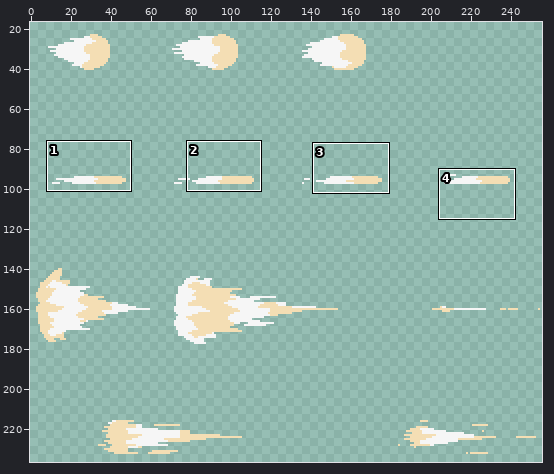
File history of a sprite sheet, Assets/Resources/Projectiles/DrifterCannon/Sprites/Ranch Proj.png. The first picture is a wide view before the edit; the outline marks the close-up.
Close-up. Before:
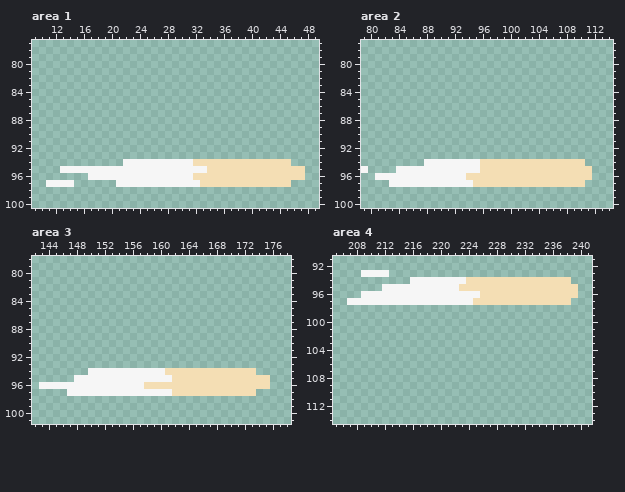
The file is 256x256 pixels. Shown: area 1: x 9..49, y 77..100; area 2: x 79..114, y 77..100; area 3: x 142..178, y 78..101; area 4: x 205..241, y 91..114. The wide view leaves out empty margins. The commit also changed other parts of the picture, which this record leaves out.
The result:
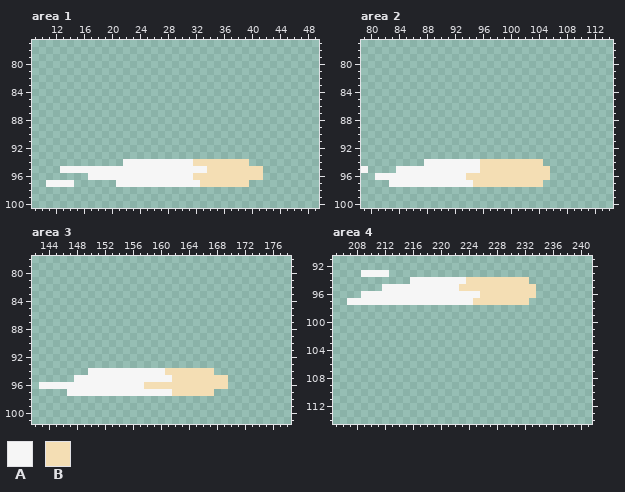
Palette (. is transparent): A #f6f6f6  B #f4deb4
Diff:
Area 1:
y 94: x 40..45 BBBBBB -> ......
y 95..96: x 42..47 BBBBBB -> ......
y 97: x 40..45 BBBBBB -> ......
Area 2:
y 94: x 105..110 BBBBBB -> ......
y 95..96: x 106..111 BBBBBB -> ......
y 97: x 105..110 BBBBBB -> ......
Area 3:
y 94: x 168..173 BBBBBB -> ......
y 95..96: x 170..175 BBBBBB -> ......
y 97: x 168..173 BBBBBB -> ......
Area 4:
y 94: x 233..238 BBBBBB -> ......
y 95..96: x 234..239 BBBBBB -> ......
y 97: x 233..238 BBBBBB -> ......
Pixel boxes of the changes (left, top, right, bottom) in both close-ups:
erased: (249, 159, 305, 187)
erased: (543, 159, 592, 187)
erased: (214, 368, 270, 396)
erased: (529, 277, 578, 305)
